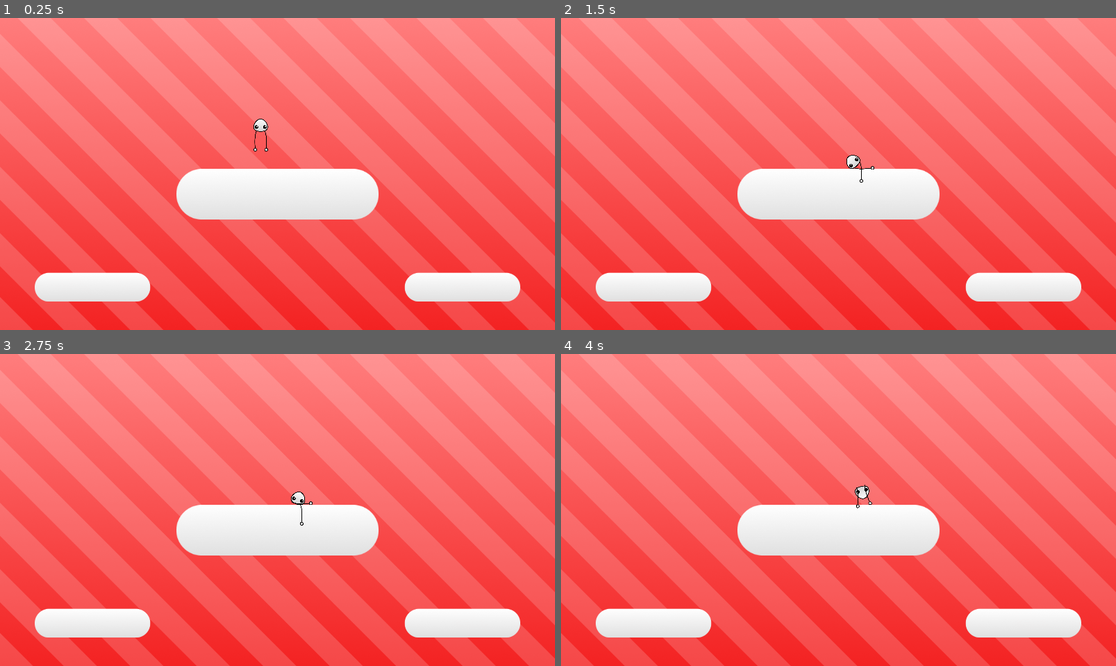
Above: before the commit, frames 1-4 (two rows, left to right).
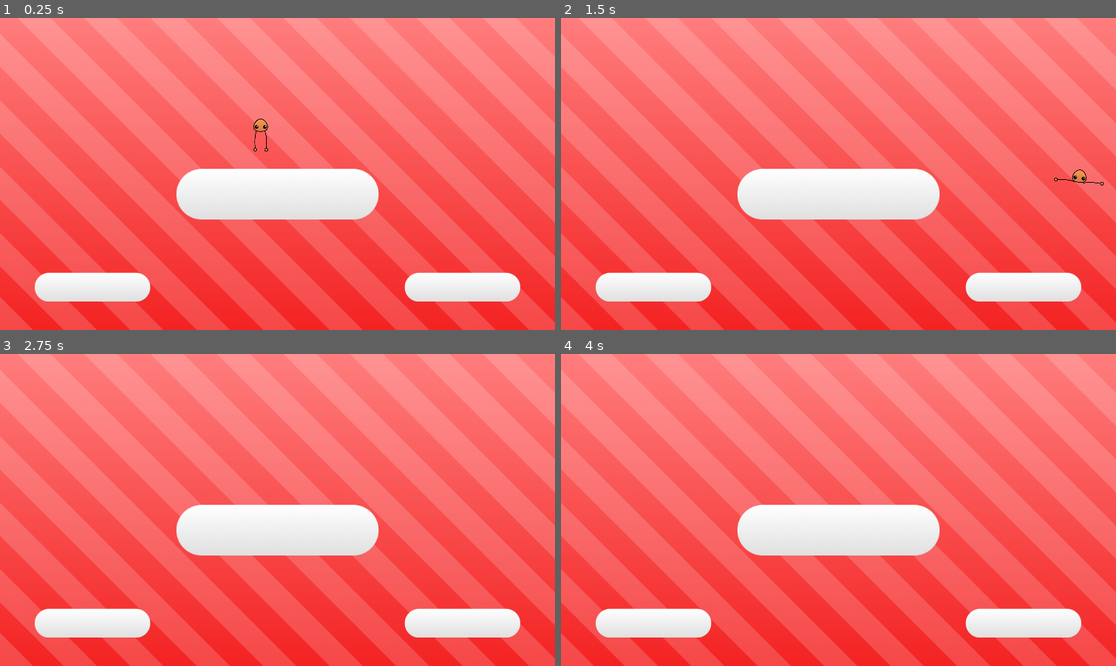
Above: after the commit, the same moments.

Repository: ArceusMaxis/tafd
Game: Godot game, scene res://scenes/protolevel.tscn
Two runs of this game, one before a commit and one after it. Both use one fixed random seed, a clock stepped at 60 frames per second and the inputs below.
Inputs:
- Up to frame 1 (0.25 s): no input
- Up to frame 2 (1.5 s): hold Right (right) from 0.53 s (still down); tap Space (jump) at 0.77 s
- Up to frame 3 (2.75 s): tap Space (jump) at 1.52 s; release Right (right) at 2.03 s; hold A (left) from 2.03 s (still down)
- Up to frame 4 (4 s): release A (left) at 2.78 s; hold Right (right) from 2.78 s (still down); tap Space (jump) at 3.02, 3.77 s

The runs differ from the first frame. In frame 1, less than 0.1% of the frame differs, in the area x 45-49%, y 32-43%; in frame 2, 0.2%, in the area x 51-98%, y 43-54%; in frame 3, 0.1%; in frame 4, 0.1%.
Error before the commit: Attempt to call function 'make_current' in base 'null instance' on a null instance. (res://scripts/Player.gd:14)

Commit message:
Prototype level - Player Character refined

Diff:
--- a/scenes/Player.tscn
+++ b/scenes/Player.tscn
@@ -21,6 +21,7 @@
 polygon = PackedVector2Array(0, -88, -40, -80, -72, -48, -96, 0, -96, 48, -80, 72, -40, 88, 40, 88, 80, 72, 96, 48, 96, 0, 72, -48, 40, -80)
 
 [node name="Camera2D" type="Camera2D" parent="Head"]
+unique_name_in_owner = true
 limit_left = 0
 limit_top = 0
 limit_right = 1920
@@ -51,7 +52,7 @@
 scale = Vector2(0.25, 0.25)
 texture = ExtResource("3_r114f")
 
-[node name="CollisionPolygon2D2" type="CollisionPolygon2D" parent="."]
+[node name="CollisionPolygon2D2" type="CollisionPolygon2D" parent="RightArm"]
 position = Vector2(19, 55)
 rotation = -3.14159
 scale = Vector2(0.25, -0.25)
@@ -70,5 +71,6 @@
 node_b = NodePath("../../RightArm")
 
 [node name="JumpTimer" type="Timer" parent="."]
+wait_time = 0.001
 
 [connection signal="timeout" from="JumpTimer" to="." method="_on_jump_timer_timeout"]
--- a/scripts/Player.gd
+++ b/scripts/Player.gd
@@ -1,6 +1,6 @@
 extends Node2D
 
-@export var force = 400
+@export var force = 100
 @export var jumpforce = 800
 @export_color_no_alpha var playercolor
 var can_jump = true
@@ -11,17 +11,17 @@
 
 func _ready():
 	if multiplayer.get_unique_id() == player_id:
-		$Camera2D.make_current()
+		%Camera2D.make_current()
 	else:
-		$Camera2D.enabled = false
+		%Camera2D.enabled = false
 	%HeadTexture.modulate = playercolor
 	%LeftArmTexture.modulate = playercolor
 	%RightArmTexture.modulate = playercolor
 
 func _physics_process(delta):
-	if Input.is_action_just_pressed("left"):
+	if Input.is_action_pressed("left"):
 		$LeftArm.apply_central_impulse(Vector2(-force,0))
-	if Input.is_action_just_pressed("right"):
+	if Input.is_action_pressed("right"):
 		$RightArm.apply_central_impulse(Vector2(force,0))
 	if Input.is_action_just_pressed("jump"):
 		if can_jump:
